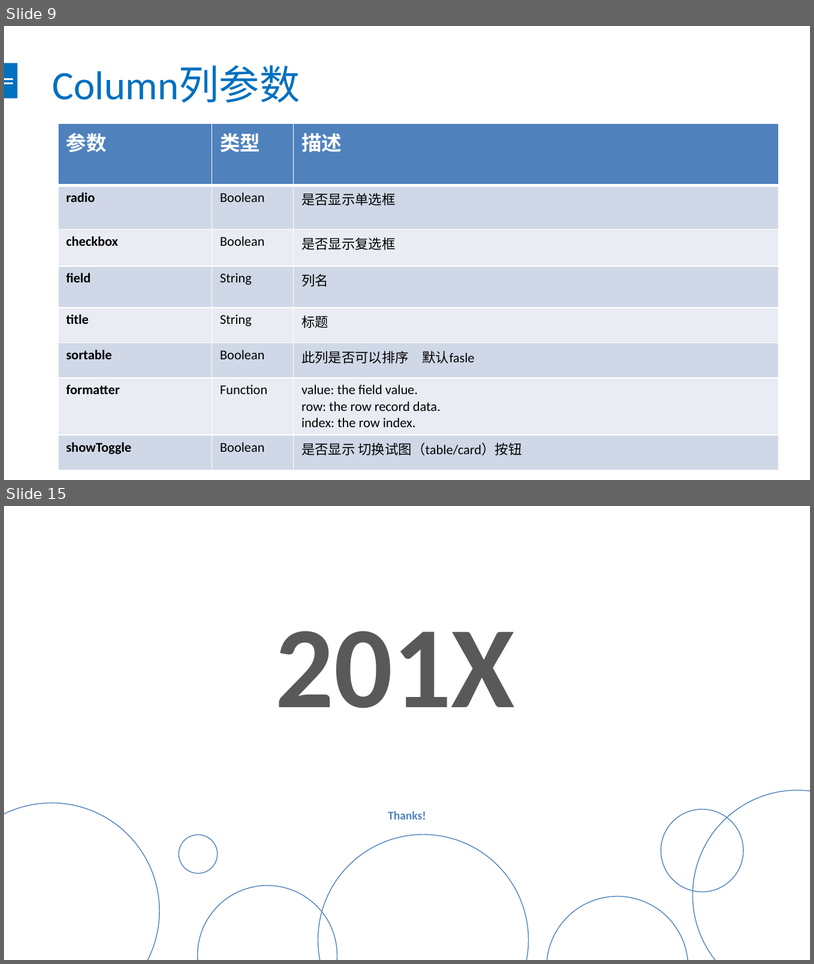
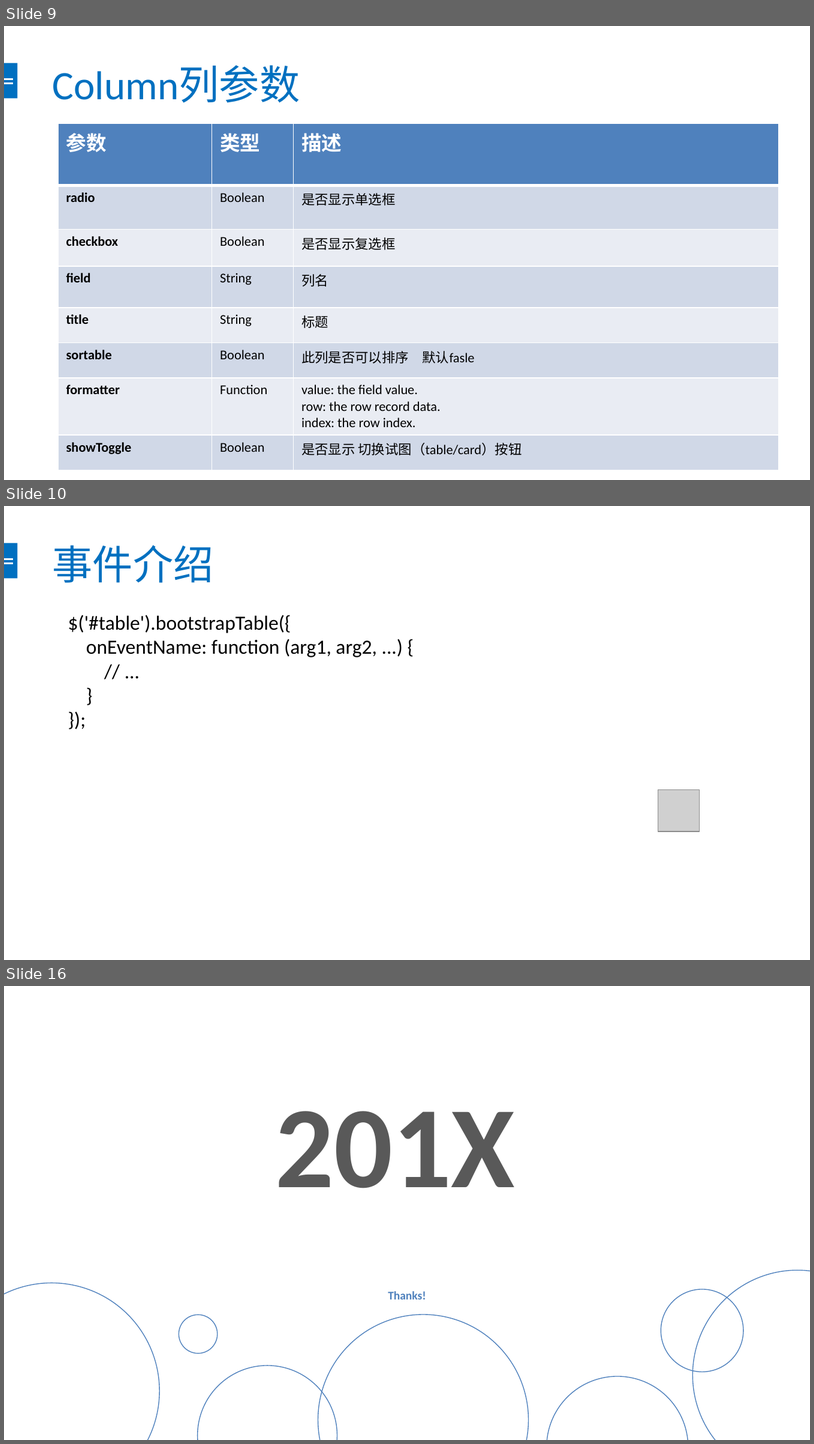
Before and after one commit to chendingguo/workspace, a slide deck: springboot-mybatis-master/bootstrap-table.pptx. Shown one above the other, each under a label of ours: slides 9 and 15 before the commit, slides 9, 10 and 16 after it; the slides between them are not shown. The pictures are 814x964 and 814x1444 pixels, drawn with LibreOffice and Linux fonts; fonts in the diff are those of the drawing; grey boxes stand for pictures. Boxes give left, top, right and bottom in pixels: in the first picture for what was removed or moved away, otherwise in the second. Text is boxed around its words. In the diff, an @@ line names an element or a change of style, - is before the commit and + after.

```diff
--- a/springboot-mybatis-master/bootstrap-table.pptx
+++ b/springboot-mybatis-master/bootstrap-table.pptx
@@ slide 10 added at [4,506,810,960], background #FFFFFF; not listed: 3 template elements that a slide beside it also shows @@
@@ title added at [53,545,214,583], 36 pt, text #0070C0 @@
+事件介绍
@@ text added at [68,615,377,657], 18 pt, text #000000 @@
+$('#table').bootstrapTable({
+onEventName: function (arg1, arg2, ...) {
+// ...
+}
+});
@@ picture added at [658,790,700,832] @@
@@ what was slide 15 is now slide 16 @@
```
Also in this commit, not shown: 5 other slides added, 5 slides removed, 3 other files.
